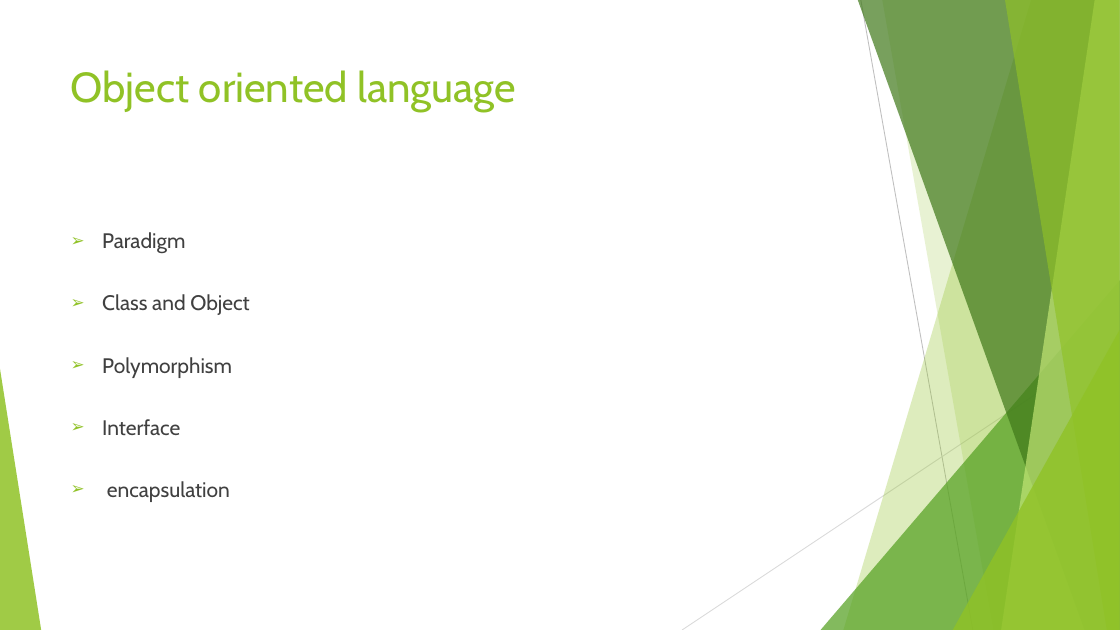
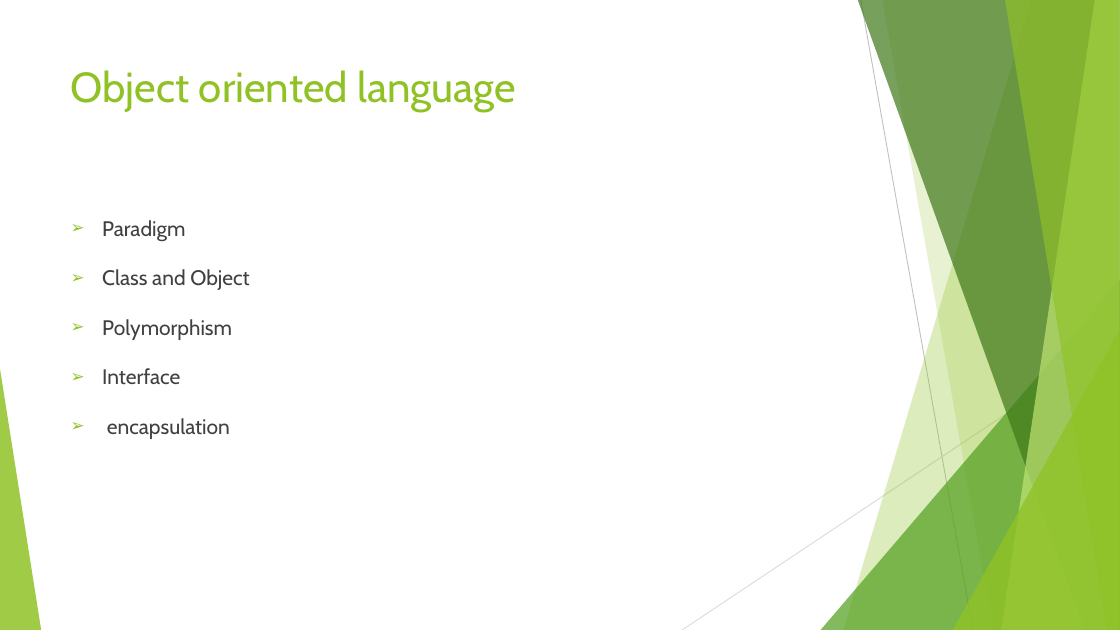
Before and after one commit to adhamkhwaldeh/newAndroidCourse, a slide deck: slide 5 of Presentations/01-JavaAndOutLines.pptx. Drawn at 1120x630 pixels with LibreOffice and Linux fonts; fonts in the diff are those of the drawing. Boxes give left, top, right and bottom in pixels: in the first picture for what was removed or moved away, otherwise in the second. Text is boxed around its words. In the diff, an @@ line names an element or a change of style, - is before the commit and + after.

```diff
--- a/Presentations/01-JavaAndOutLines.pptx
+++ b/Presentations/01-JavaAndOutLines.pptx
@@ text "Paradigm" at (102, 220, 249, 439): line spacing 2 to 1.5 @@
```
Also in this commit, not shown: 2 other slides changed, 4 other files.
